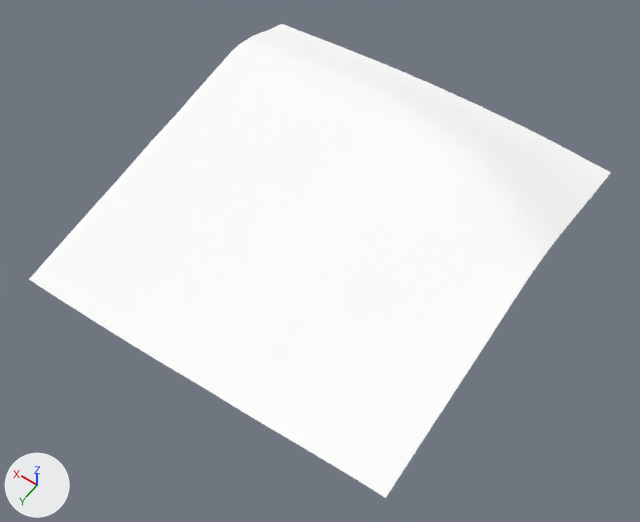
Before and after pictures for a commit that changed the glTF model games/yorimichi/assets/belmonte/meshes/SM_BM_BT_Terrain_3_0.glb.
Both versions are drawn from a camera (50 mm lens) standing at (-332.0, -184.0, 428.0) and looking at (-140.0, -453.0, 6.0). The axes (+X, +Y, +Z) are drawn at lower left. The lights are the same throughout. The picture after the commit comes second.

The first picture shows 'SM_BM_BT_Terrain_3_0'.
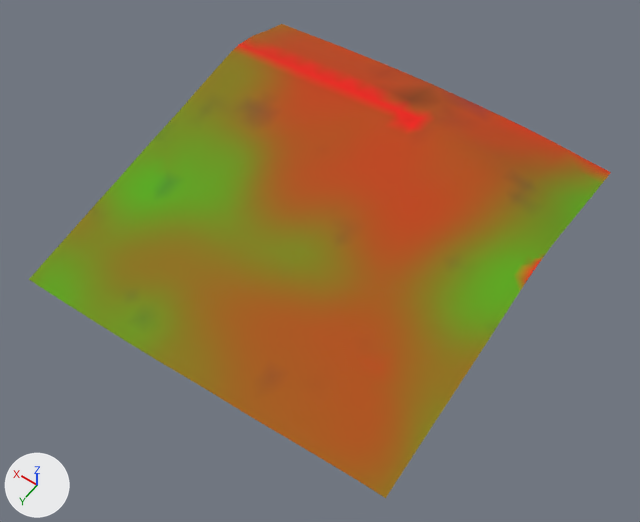
Where the change shows, as pixel boxes (x1, y1, x2, y2) in the pictures (640 x 522 px):
```json
{"part": 1, "of": "me_sm_bt_terrain_3_0", "change": "recoloured", "before": [201, 24, 611, 497], "after": [201, 24, 611, 497], "on screen": "white to brown"}
{"part": 2, "of": "me_sm_bt_terrain_3_0", "change": "recoloured", "before": [65, 51, 591, 498], "after": [65, 51, 591, 498], "on screen": "white to yellow"}
{"part": 3, "of": "me_sm_bt_terrain_3_0", "change": "recoloured", "before": [239, 31, 609, 380], "after": [239, 31, 609, 380], "on screen": "white to orange"}
{"part": 4, "of": "me_sm_bt_terrain_3_0", "change": "recoloured", "before": [29, 110, 601, 353], "after": [29, 110, 601, 353], "on screen": "white to green"}
```

The change, as JSON lines over the scene's bpy script:
```json
{"block": "me_sm_bt_terrain_3_0", "where": "me_sm_bt_terrain_3_0.from_pydata(...)  # 963 vertices, 1817 faces; spans x -256.0..0.0, y -600.0..-344.0, z -4.0..50.0"}
{"block": "me_sm_bt_terrain_3_0", "where": "# used by ob_sm_bm_bt_terrain_3_0; location = (0.0, 0.0, 0.0)"}
{"block": "me_sm_bt_terrain_3_0", "change": "me_sm_bt_terrain_3_0 part 1: 520 faces centred in x -256.0..-3.0, y -595.0..-347.0, z 8.0..50.0 are repainted in the vertex colours; the middle colour goes from white #ffffff to brown #a75700"}
{"block": "me_sm_bt_terrain_3_0", "change": "me_sm_bt_terrain_3_0 part 2: 516 faces centred in x -254.0..-3.0, y -574.0..-347.0, z 3.0..49.0 are repainted in the vertex colours; the middle colour goes from white #ffffff to yellow #877700"}
{"block": "me_sm_bt_terrain_3_0", "change": "me_sm_bt_terrain_3_0 part 3: 426 faces centred in x -255.0..-3.0, y -595.0..-395.0, z 22.0..50.0 are repainted in the vertex colours; the middle colour goes from white #ffffff to orange #ba4400"}
{"block": "me_sm_bt_terrain_3_0", "change": "me_sm_bt_terrain_3_0 part 4: 355 faces centred in x -255.0..-3.0, y -579.0..-347.0, z -3.0..48.0 are repainted in the vertex colours; the middle colour goes from white #ffffff to green #6a9500"}
```
